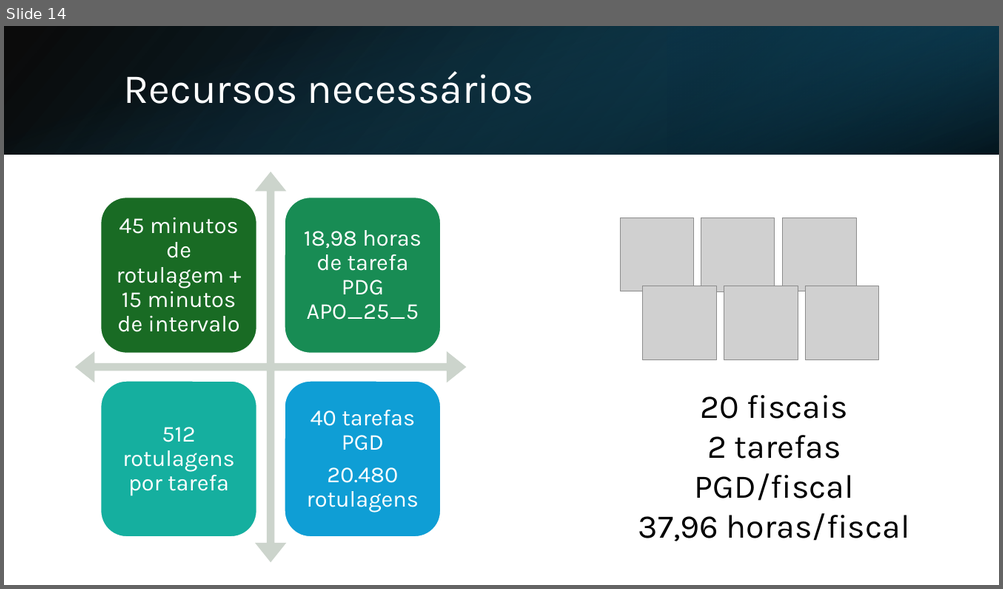
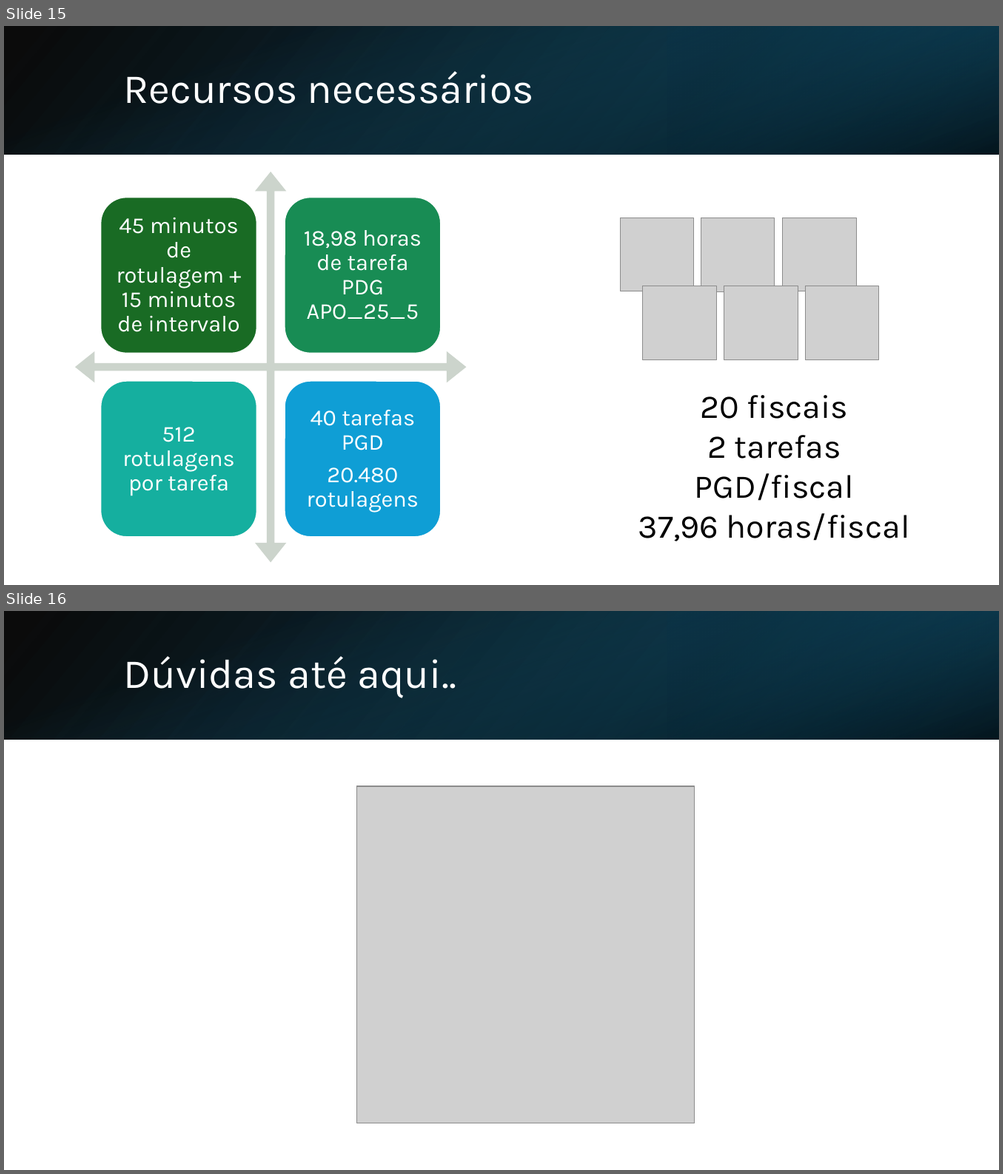
Before and after one commit to InovaFiscaliza/dados-pacp, a slide deck: sch/docs/Rotulagem de Anúncios.pptx. Shown one above the other, each under a label of ours: slide 14 before the commit, slides 15 and 16 after it. The pictures are 1003x589 and 1003x1174 pixels, drawn with LibreOffice and Linux fonts; fonts in the diff are those of the drawing; grey boxes stand for pictures. Boxes give left, top, right and bottom in pixels: in the first picture for what was removed or moved away, otherwise in the second. Text is boxed around its words. In the diff, an @@ line names an element or a change of style, - is before the commit and + after.

```diff
--- a/sch/docs/Rotulagem de Anúncios.pptx
+++ b/sch/docs/Rotulagem de Anúncios.pptx
@@ slide 16 added at (4,611,999,1170), background #FFFFFF @@
@@ rectangle added at (4,611,999,739), fill gradient #000000 to #104862 @@
@@ rectangle added at (4,612,998,740), fill gradient #156082 to #000000 @@
@@ rectangle added at (667,611,999,739), fill gradient #0B3041 to #156082 @@
@@ title added at (123,656,456,698), 40 pt, text #FFFFFF @@
+Dúvidas até aqui..
@@ picture added at (357,786,694,1124) @@
@@ what was slide 14 is now slide 15 @@
```
Also in this commit, not shown: 2 slides changed, 2 other slides added.
